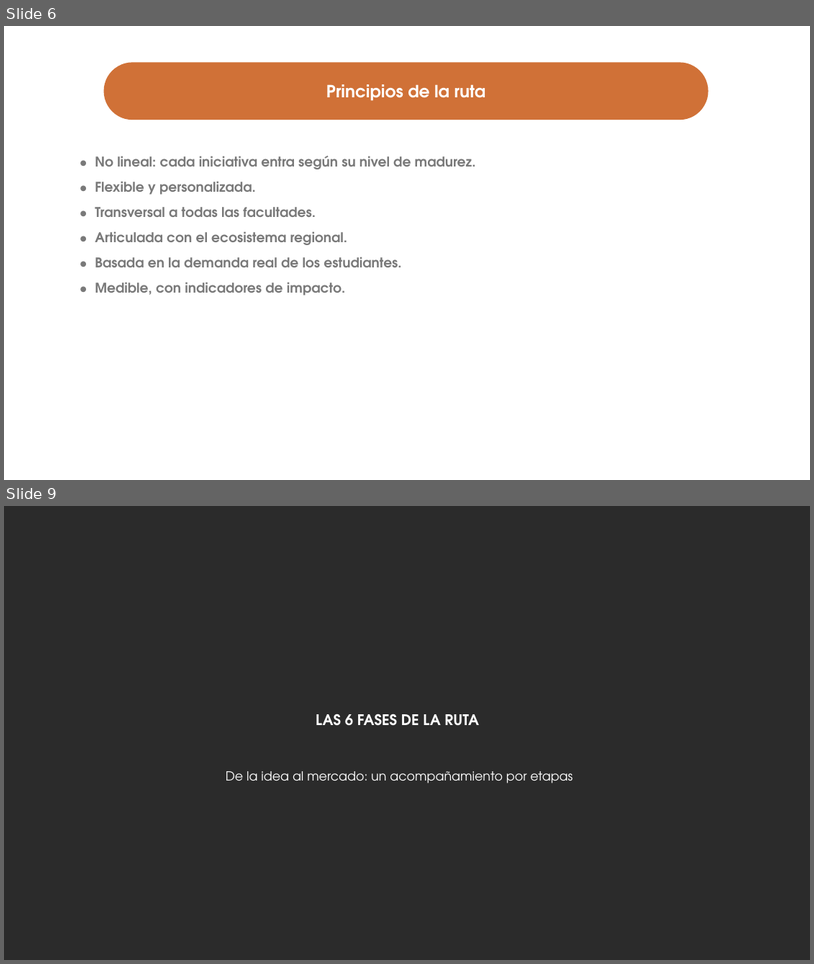
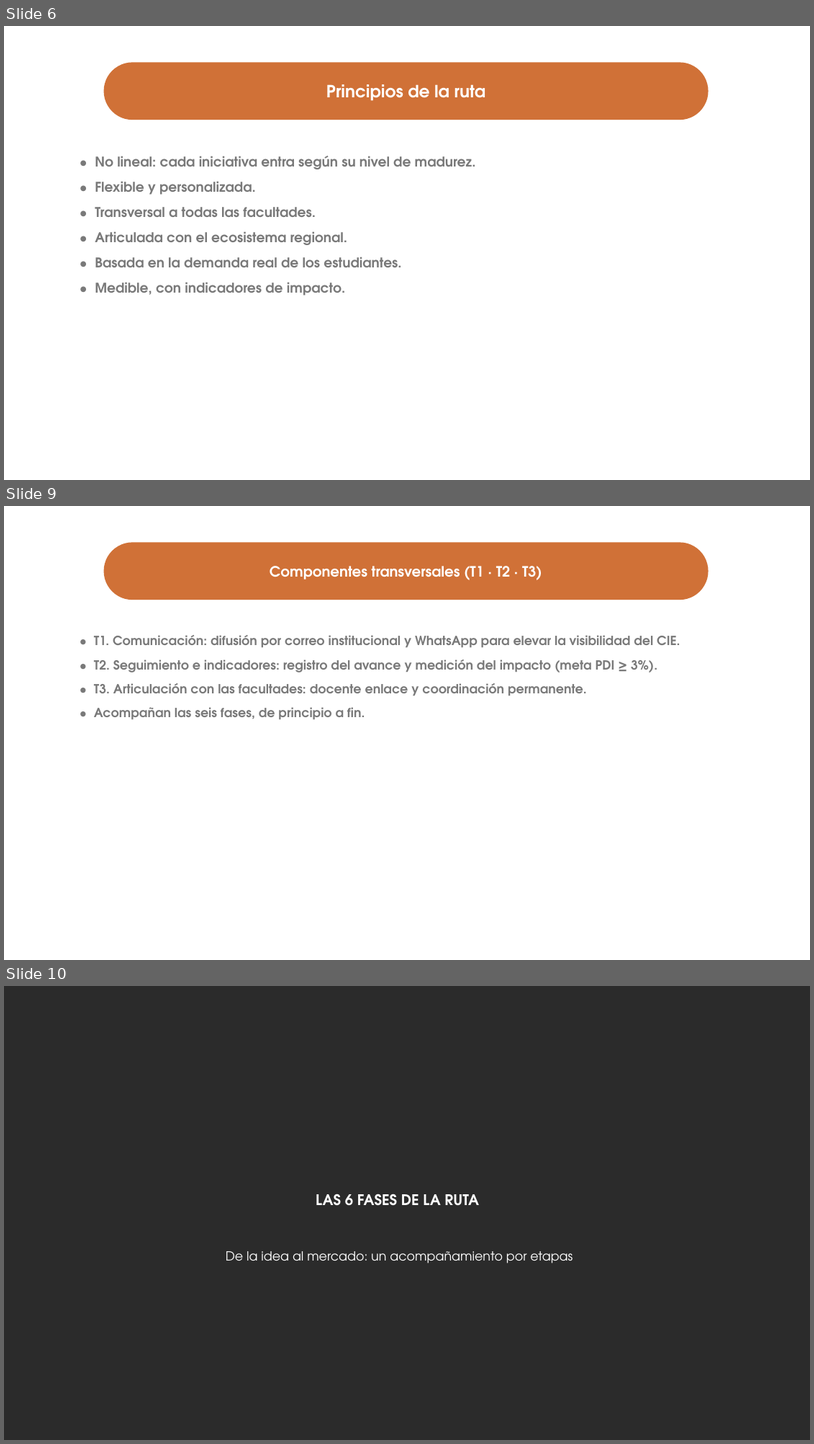
Before and after one commit to ronaldojavier100-oss/case, a slide deck: Ruta-Emprendimiento-CIE.pptx. Shown one above the other, each under a label of ours: slides 6 and 9 before the commit, slides 6, 9 and 10 after it; the slides between them are not shown. The pictures are 814x964 and 814x1444 pixels, drawn with LibreOffice and Linux fonts; fonts in the diff are those of the drawing; background and template pictures are left out; a plain dark background stands for a picture behind light text. Boxes give left, top, right and bottom in pixels: in the first picture for what was removed or moved away, otherwise in the second. Text is boxed around its words. In the diff, an @@ line names an element or a change of style, - is before the commit and + after.

Commit message:
Ruta (Word y PPT): 3 componentes transversales, red de mentores y actividades conjuntas (alineado al informe)

```diff
--- a/Ruta-Emprendimiento-CIE.pptx
+++ b/Ruta-Emprendimiento-CIE.pptx
@@ slide 9 added at (4, 506, 810, 960), background #FFFFFF @@
@@ rounded rectangle added at (104, 542, 708, 600), fill #D07137, 34 pt, text #FFFFFF, bold @@
+Componentes transversales (T1 · T2 · T3)
@@ text added at (94, 635, 681, 719), 30 pt, text #797979, bold @@
+• T1. Comunicación: difusión por correo institucional y WhatsApp para elevar la visibilidad del CIE.
+• T2. Seguimiento e indicadores: registro del avance y medición del impacto (meta PDI ≥ 3%).
+• T3. Articulación con las facultades: docente enlace y coordinación permanente.
+• Acompañan las seis fases, de principio a fin.
@@ what was slide 9 is now slide 10 @@
```
Also in this commit, not shown: 5 slides changed, 1 other file.
